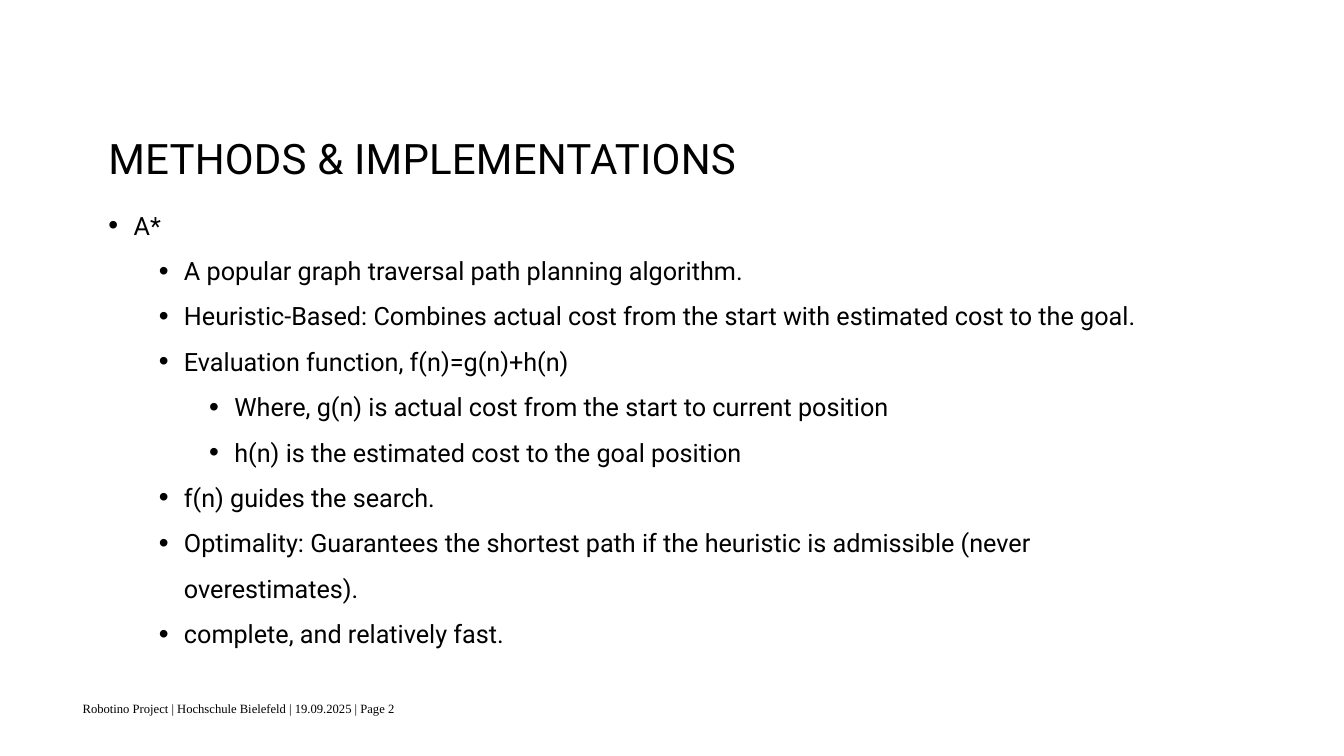
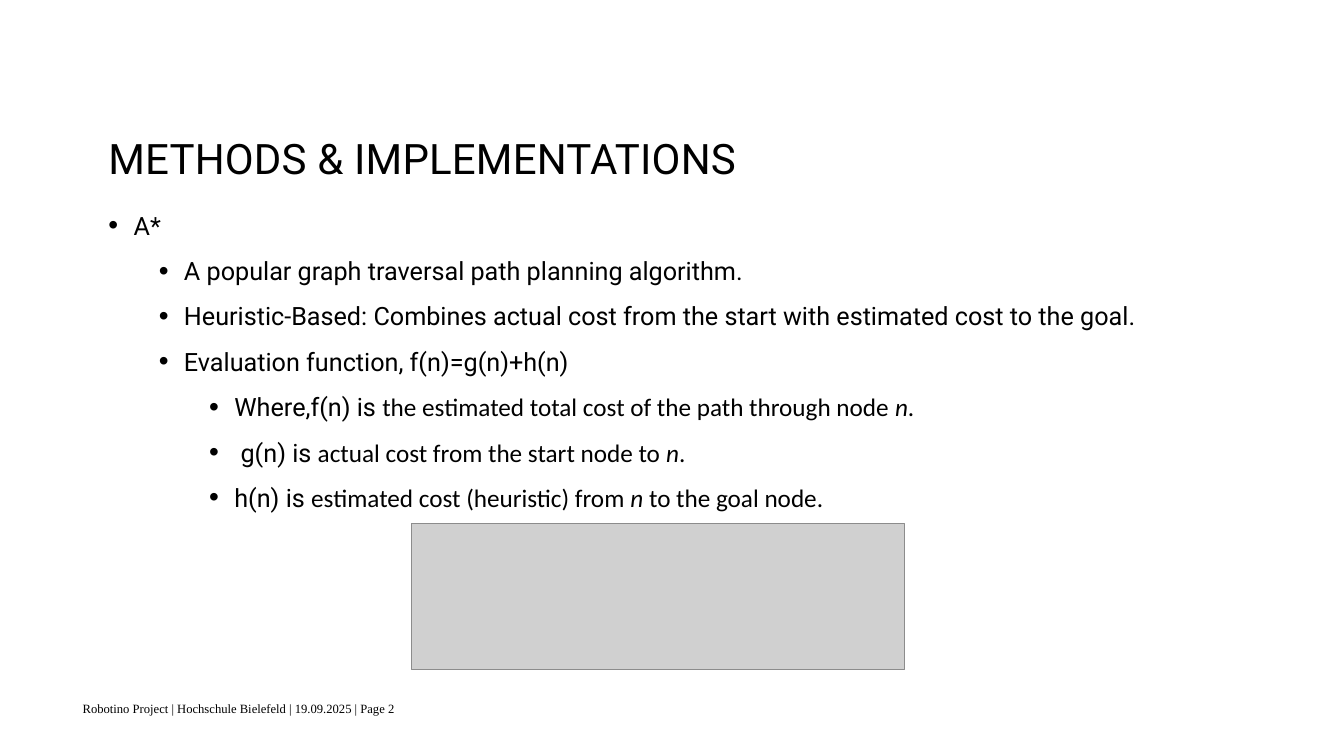
Before and after one commit to surajkarki66/robotino_project, a slide deck: slide 19 of docs/presentation.pptx. Drawn at 1344x756 pixels with LibreOffice and Linux fonts; fonts in the diff are those of the drawing; grey boxes stand for pictures; background and template pictures are left out. Boxes give left, top, right and bottom in pixels: in the first picture for what was removed or moved away, otherwise in the second. Text is boxed around its words. In the diff, an @@ line names an element or a change of style, - is before the commit and + after.

Commit message:
updated presentation

```diff
--- a/docs/presentation.pptx
+++ b/docs/presentation.pptx
@@ text at box(234, 396, 914, 513): text changed; font Roboto to Calibri @@
-    • Where, g(n) is actual cost from the start to current position
-    • h(n) is the estimated cost to the goal position
-  • f(n) guides the search.
-  • Optimality: Guarantees the shortest path if the heuristic is admissible (never overestimates).
-  • complete, and relatively fast.
+    • Where,f(n) is the estimated total cost of the path through node n.
+    • g(n) is actual cost from the start node to n.
+    • h(n) is estimated cost (heuristic) from n to the goal node.
@@ picture added at box(411, 524, 905, 670) @@
```
Also in this commit, not shown: 4 other slides changed, 3 slides added.
